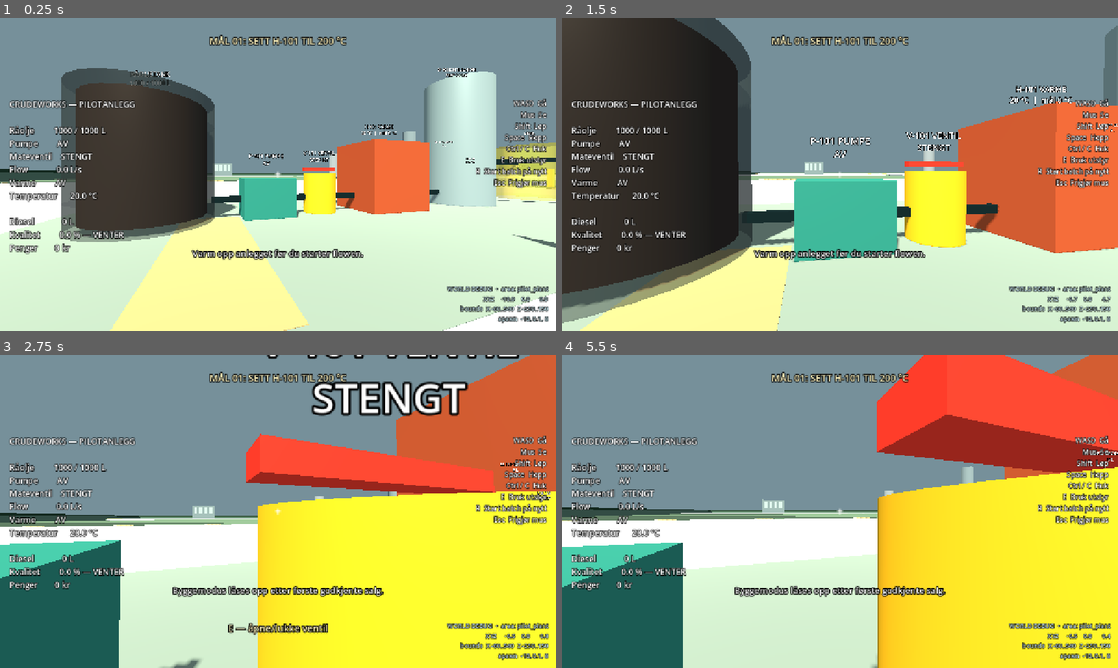
Above: before the commit, frames 1-4 (two rows, left to right).
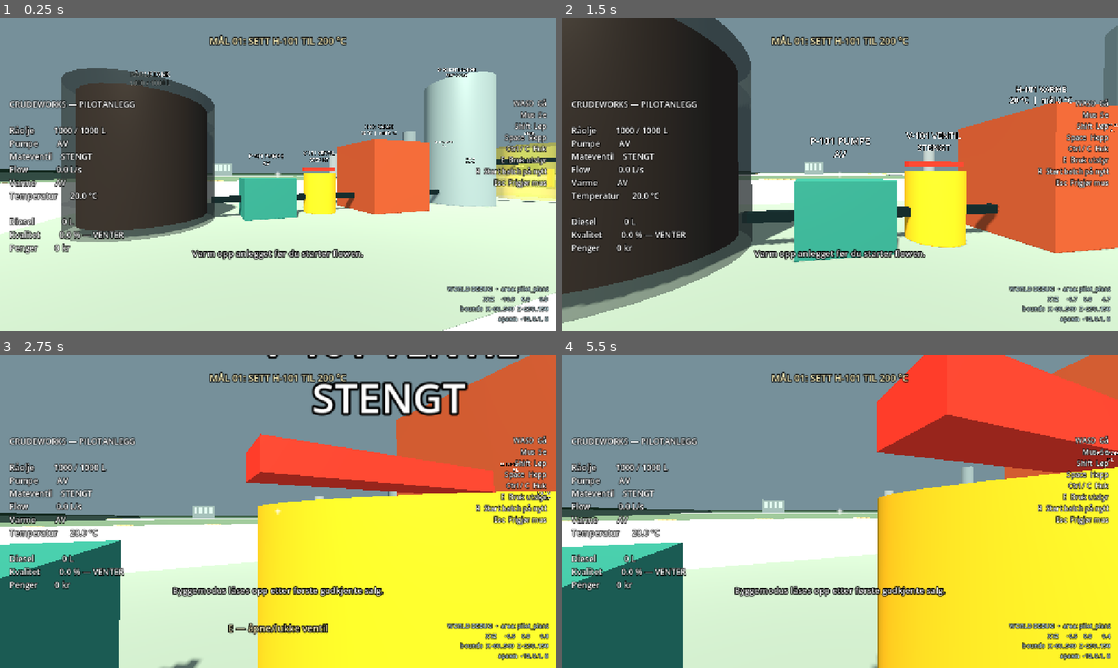
Above: after the commit, the same moments.

Repository: sindre-su/CrudeWorks
Game: Godot game, scene res://scenes/main.tscn
Same seed, same stepped clock (60 frames per second), same inputs: the game is played once before the commit and once after it.
Inputs (mouse positions are in pixels of both pictures, inside the frame that each line leads up to):
- Up to frame 1 (0.25 s): no input
- Up to frame 2 (1.5 s): tap Enter at 0.5 s; move the mouse to (867, 174) at 0.52 s; hold Ctrl (crouch) 0.53-1.28 s; hold W from 0.53 s (still down); click (867, 174) at 0.67 s; tap Space (jump) at 0.77 s; move the mouse to (812, 174) at 1.27 s; tap E (interact) at 1.35 s
- Up to frame 3 (2.75 s): keep holding W; tap Space (jump) at 1.52 s; move the mouse to (289, 505) at 2.02 s; tap B at 2.1 s
- Up to frame 4 (5.5 s): keep holding W; move the mouse to (834, 517) at 2.77 s; tap 1 at 2.85 s; click (834, 517) at 2.92 s; tap Space (jump) at 3.02, 3.77, 4.52 s; move the mouse to (878, 514) at 3.52 s; tap 2 at 3.6 s; move the mouse to (795, 508) at 4.27 s; tap 3 at 4.35 s; move the mouse to (845, 511) at 5.02 s; tap 4 at 5.1 s; click (845, 511) at 5.17 s

The runs differ from the first frame. In frame 1, 8.1% of the frame differs, in the area x 0-100%, y 47-100%; in frame 2, 6.1%; in frame 3, 0.4%; in frame 4, 0.6%.

Commit message:
fix: stabilize pilot world visuals

Diff:
--- a/project.godot
+++ b/project.godot
@@ -11,7 +11,7 @@
 [application]
 
 config/name="CrudeWorks"
-config/version="0.30.1"
+config/version="0.30.2"
 run/main_scene="res://scenes/main.tscn"
 config/features=PackedStringArray("4.7", "GL Compatibility")
 
--- a/scripts/graybox_sign.gd
+++ b/scripts/graybox_sign.gd
@@ -6,8 +6,9 @@
 
 const MAX_TEXT_LENGTH := 24
 const MAX_LINES := 2
-const DEFAULT_BOARD_SIZE := Vector2(4.2, 1.2)
+const DEFAULT_BOARD_SIZE := Vector2(3.2, 0.8)
 const BOARD_THICKNESS := 0.12
+const POST_THICKNESS := 0.14
 const TEXT_OFFSET := 0.007
 
 var primary_text := ""
@@ -36,8 +37,12 @@
 	if include_posts:
 		_create_static_box(
 			"Post",
-			Vector3(0.0, board_center_y * 0.5, 0.0),
-			Vector3(0.14, board_center_y, 0.14),
+			Vector3(
+				0.0,
+				board_center_y * 0.5,
+				BOARD_THICKNESS * 0.5 + POST_THICKNESS * 0.5
+			),
+			Vector3(POST_THICKNESS, board_center_y, POST_THICKNESS),
 			Color("#3f4749")
 		)
 	_create_static_box(
@@ -54,8 +59,8 @@
 	# physical orientation instead of drifting independently toward the camera.
 	label.position = Vector3(0.0, board_center_y, -BOARD_THICKNESS * 0.5 - TEXT_OFFSET)
 	label.rotation_degrees.y = 180.0
-	label.font_size = 32
-	label.pixel_size = 0.008
+	label.font_size = 30
+	label.pixel_size = 0.007
 	label.modulate = Color("#f1e4bc")
 	label.outline_modulate = Color("#172126")
 	label.outline_size = 5
@@ -87,6 +92,9 @@
 	var mesh := BoxMesh.new()
 	mesh.size = size
 	mesh_instance.mesh = mesh
+	# Graybox navigation helpers should not introduce large or unstable moving
+	# shadow regions in the playable world.
+	mesh_instance.cast_shadow = GeometryInstance3D.SHADOW_CASTING_SETTING_OFF
 	var material := StandardMaterial3D.new()
 	material.albedo_color = color
 	material.roughness = 0.9
--- a/scripts/main.gd
+++ b/scripts/main.gd
@@ -22,6 +22,7 @@
 
 @export var persistence_enabled := true
 @export var save_path := SaveSystemScript.DEFAULT_PATH
+@export_enum("pilot_slice", "main_refinery") var playable_stage := "pilot_slice"
 
 var process_model
 var built_refinery_model
@@ -160,10 +161,14 @@
 	if process_model.objective_complete and not build_mode_unlocked:
 		build_mode_unlocked = true
 		build_controller.set_unlocked(true)
-		build_area_label.text = "BYGGEOMRÅDE 02\nÅPENT — TRYKK B"
+		build_area_label.text = "PILOT TEST BUILD AREA\nOPEN IN BUILD MODE"
 		build_area_label.modulate = Color("78e08f")
-		_show_notification("NYTT OMRÅDE LÅST OPP — trykk B for byggemodus.", 8.0)
+		_show_notification(
+			"PILOT COMPLETE — construction testing is available with B. Main Refinery commissioning follows in the next development stage.",
+			8.0
+		)
 		_schedule_save()
+	world_builder.set_build_visualization_visible(build_controller.active)
 	_update_process_visuals(delta)
 	_update_user_interface()
 	_update_world_debug_overlay()
@@ -205,7 +210,7 @@
 	add_child(world_builder)
 	world_builder.build_world()
 	build_area_label = world_builder.prototype_build_area_label
-	build_area_label.text = "BYGGEOMRÅDE 02\nLÅST — FULLFØR PILOT"
+	build_area_label.text = "PILOT TEST BUILD AREA\nLOCKED — COMPLETE PILOT"
 	build_area_label.modulate = Color("9ce8c1")
 
 
@@ -646,7 +651,7 @@
 		ProcessModelScript.DIESEL_SPEC_OFF_SPEC:
 			quality_status = "OFF-SPEC"
 
-	if build_mode_unlocked:
+	if build_mode_unlocked and playable_stage == "main_refinery":
 		hud_label.text = built_refinery_model.summary_text() + "\nPenger        %d kr" % process_model.money
 		objective_label.text = built_refinery_model.objective_text()
 		alarm_label.text = built_refinery_model.alarm_text()
@@ -669,9 +674,23 @@
 			+ "Penger        %d kr" % process_model.money
 		)
 		objective_label.text = process_model.pilot_objective_text()
+		if process_model.objective_complete:
+			objective_label.text = (
+				"PILOT COMPLETE\n"
+				+ "Main Refinery commissioning becomes available in the next development stage."
+			)
 		var alarms: Array[String] = process_model.active_alarms()
 		alarm_label.text = "\n".join(alarms)
-		help_label.text = "WASD  Gå\nMus  Se\nShift  Løp\nSpace  Hopp\nCtrl / C  Huk\nE  Bruk utstyr\nR  Start batch på nytt\nEsc  Frigjør mus"
+		if build_mode_unlocked and not built_refinery_model.alarm_text().is_empty():
+			# The Pilot-stage cap hides only the premature Area 02 objective. It
+			# must not suppress real alarms from equipment the player builds for
+			# construction validation after the Pilot sale.
+			alarm_label.text = built_refinery_model.alarm_text()
+		help_label.text = (
+			"WASD  Gå\nMus  Se\nShift  Løp\nSpace  Hopp\nCtrl / C  Huk\nE  Bruk utstyr"
+			+ ("\nB  Byggemodus" if build_mode_unlocked else "")
+			+ "\nR  Start batch på nytt\nEsc  Frigjør mus"
+		)
 
 	var focused = player.focused_unit()
 	prompt_label.text = ""
@@ -1875,8 +1894,9 @@
 	build_mode_unlocked = process_model.objective_complete
 	build_controller.set_unlocked(build_mode_unlocked)
 	if build_mode_unlocked:
-		build_area_label.text = "BYGGEOMRÅDE 02\nÅPENT — TRYKK B"
+		build_area_label.text = "PILOT TEST BUILD AREA\nOPEN IN BUILD MODE"
 		build_area_label.modulate = Color("78e08f")
+	world_builder.set_build_visualization_visible(build_controller.active)
 	player.position = Vector3(
 		float(snapshot["player"]["position"][0]),
 		float(snapshot["player"]["position"][1]),
--- a/scripts/world_builder.gd
+++ b/scripts/world_builder.gd
@@ -26,8 +26,10 @@
 var path_nodes: Dictionary = {}
 var orientation_nodes: Dictionary = {}
 var landmark_nodes: Dictionary = {}
+var build_visual_nodes: Array[Node3D] = []
 var area_labels: Array[Label3D] = []
 var area_labels_visible := false
+var build_visualization_visible := false
 
 
 func build_world() -> void:
@@ -41,6 +43,7 @@
 	_build_starter_orientation()
 	_build_landmark_placeholders()
 	set_area_labels_visible(area_labels_visible)
+	set_build_visualization_visible(build_visualization_visible)
 
 
 func _build_environment() -> void:
@@ -68,15 +71,14 @@
 func _build_macro_terrain() -> void:
 	var terrain_center := WorldLayoutScript.TERRAIN_BOUNDS.get_center()
 	var terrain_size := WorldLayoutScript.TERRAIN_BOUNDS.size
-	_create_static_box(
+	_create_collision_box(
 		"TerrainBuffer",
 		Vector3(
 			terrain_center.x,
 			WorldLayoutScript.BASE_GRADE_ELEVATION - 0.25,
 			terrain_center.y
 		),
-		Vector3(terrain_size.x, 0.5, terrain_size.y),
-		COLOR_BUFFER
+		Vector3(terrain_size.x, 0.5, terrain_size.y)
 	)
 
 	var world_center := WorldLayoutScript.WORLD_BOUNDS.get_center()
@@ -237,21 +239,24 @@
 		COLOR_BUILD_PAD
 	)
 	build_pad.set_meta("surface_role", "buildable_area")
+	build_visual_nodes.append(build_pad)
 
 	for x_position: float in [-21.5, 21.5]:
-		_create_visual_box(
+		var boundary := _create_visual_box(
 			"BuildBoundaryX",
 			Vector3(x_position, 0.022, 24.5),
 			Vector3(0.18, 0.03, 29.0),
 			Color("#7896a3")
 		)
+		build_visual_nodes.append(boundary)
 	for z_position: float in [10.2, 38.8]:
-		_create_visual_box(
+		var boundary := _create_visual_box(
 			"BuildBoundaryZ",
 			Vector3(0.0, 0.022, z_position),
 			Vector3(43.0, 0.03, 0.18),
 			Color("#7896a3")
 		)
+		build_visual_nodes.append(boundary)
 
 	var build_sign = GrayboxSignScript.new()
 	build_sign.name = "Orientation_build_area"
@@ -259,41 +264,23 @@
 	add_child(build_sign)
 	build_sign.configure("BUILD AREA 02", "LOCKED — COMPLETE PILOT", "", Vector2(5.2, 1.2))
 	orientation_nodes["build_area"] = build_sign
+	build_visual_nodes.append(build_sign)
 	prototype_build_area_label = build_sign.label
 
 
 func _build_starter_orientation() -> void:
-	_create_graybox_sign(
-		"starter_site",
-		Vector3(-3.0, 0.0, 8.2),
-		90.0,
-		"STARTER SITE",
-		"PILOT AREA",
-		"←"
-	)
-	_create_graybox_sign(
-		"crude_intake",
-		Vector3(-17.0, 0.0, 9.0),
-		-90.0,
-		"CRUDE INTAKE",
-		"SOUTH ROUTE",
-		"↓"
-	)
-	_create_graybox_sign(
-		"pilot_process_chain",
-		Vector3(14.5, 0.0, 6.8),
-		180.0,
-		"PILOT AREA",
-		"PROCESS LINE",
-		"→"
-	)
+	for spec: Dictionary in WorldLayoutScript.WAYFINDING_SPECS:
+		if String(spec["id"]) == "main_refinery_gate":
+			continue
+		_create_graybox_sign_from_spec(spec)
 	_create_starter_access_gate()
 
 
 func _create_starter_access_gate() -> void:
+	var gate_spec := WorldLayoutScript.wayfinding_spec_by_id("main_refinery_gate")
 	var gate_root := Node3D.new()
 	gate_root.name = "StarterMainRefineryGate"
-	gate_root.position = Vector3(34.0, 0.0, -10.0)
+	gate_root.position = gate_spec["position"]
 	add_child(gate_root)
 	orientation_nodes["main_refinery_gate"] = gate_root
 	_create_fence_section("NorthFence", -9.5, gate_root)
@@ -309,9 +296,17 @@
 	var gate_sign = GrayboxSignScript.new()
 	gate_sign.name = "GateSign"
 	gate_sign.position = Vector3(0.0, 2.85, 0.0)
-	gate_sign.rotation_degrees.y = 90.0
+	gate_sign.rotation_degrees.y = float(gate_spec["yaw_degrees"])
 	gate_root.add_child(gate_sign)
-	gate_sign.configure("MAIN REFINERY", "", "→", Vector2(4.4, 0.8), false)
+	gate_sign.configure(
+		String(gate_spec["primary"]),
+		"",
+		WorldLayoutScript.wayfinding_arrow(gate_spec),
+		gate_spec["board_size"],
+		false
+	)
+	gate_sign.set_meta("target_area_id", gate_spec["target_area_id"])
+	gate_sign.set_meta("wayfinding_arrow", WorldLayoutScript.wayfinding_arrow(gate_spec))
 
 
 func _create_fence_section(node_name: String, local_z: float, parent: Node3D) -> void:
@@ -337,21 +332,24 @@
 		)
 
 
-func _create_graybox_sign(
-	sign_id: String,
-	position_3d: Vector3,
-	yaw_degrees: float,
-	primary_text: String,
-	secondary_text: String = "",
-	direction: String = ""
-) -> void:
+func _create_graybox_sign_from_spec(spec: Dictionary) -> void:
+	var sign_id := String(spec["id"])
 	var sign_root = GrayboxSignScript.new()
 	sign_root.name = "Orientation_%s" % sign_id
-	sign_root.position = position_3d
-	sign_root.rotation_degrees.y = yaw_degrees
+	sign_root.position = spec["position"]
+	sign_root.rotation_degrees.y = float(spec["yaw_degrees"])
 	add_child(sign_root)
 	orientation_nodes[sign_id] = sign_root
-	sign_root.configure(primary_text, secondary_text, direction)
+	var direction := WorldLayoutScript.wayfinding_arrow(spec)
+	sign_root.configure(
+		String(spec["primary"]),
+		String(spec.get("secondary", "")),
+		direction,
+		spec.get("board_size", GrayboxSignScript.DEFAULT_BOARD_SIZE)
+	)
+	if spec.has("target_area_id"):
+		sign_root.set_meta("target_area_id", spec["target_area_id"])
+		sign_root.set_meta("wayfinding_arrow", direction)
 
 
 func _build_landmark_placeholders() -> void:
@@ -427,6 +425,7 @@
 				_create_static_cylinder(
 					"StorageTank", tank_position, 4.5, 10.0, Color("#68767a"), root_node
 				)
+	_set_shadow_casting(root_node, false)
 
 
 func set_area_labels_visible(value: bool) -> void:
@@ -434,6 +433,13 @@
 	for label: Label3D in area_labels:
 		if is_instance_valid(label):
 			label.visible = value
+
+
+func set_build_visualization_visible(value: bool) -> void:
+	build_visualization_visible = value
+	for visual: Node3D in build_visual_nodes:
+		if is_instance_valid(visual):
+			visual.visible = value
 
 
 func _create_access_ramp(area: Dictionary, side: String, parent: Node3D) -> void:
@@ -567,6 +573,19 @@
 	return body
 
 
+func _create_collision_box(node_name: String, position: Vector3, size: Vector3) -> StaticBody3D:
+	var body := StaticBody3D.new()
+	body.name = node_name
+	body.position = position
+	add_child(body)
+	var collision := CollisionShape3D.new()
+	var shape := BoxShape3D.new()
+	shape.size = size
+	collision.shape = shape
+	body.add_child(collision)
+	return body
+
+
 func _create_visual_box(
 	node_name: String,
 	position: Vector3,
@@ -640,3 +659,14 @@
 	material.albedo_color = color
 	material.roughness = 0.9
 	return material
+
+
+func _set_shadow_casting(node: Node, enabled: bool) -> void:
+	if node is GeometryInstance3D:
+		node.cast_shadow = (
+			GeometryInstance3D.SHADOW_CASTING_SETTING_ON
+			if enabled
+			else GeometryInstance3D.SHADOW_CASTING_SETTING_OFF
+		)
+	for child: Node in node.get_children():
+		_set_shadow_casting(child, enabled)
--- a/scripts/world_layout.gd
+++ b/scripts/world_layout.gd
@@ -231,11 +231,6 @@
 
 const PATH_SPECS := [
 	{
-		"id": "starter_pilot_path",
-		"center": Vector2(-10.0, 3.0),
-		"dimensions": Vector2(2.0, 6.0),
-	},
-	{
 		"id": "operations_storage_path_x",
 		"center": Vector2(172.5, -10.0),
 		"dimensions": Vector2(15.0, 3.0),
@@ -244,6 +239,43 @@
 		"id": "operations_storage_path_z",
 		"center": Vector2(180.0, -2.5),
 		"dimensions": Vector2(3.0, 15.0),
+	},
+]
+
+## Physical signs derive their displayed direction from this canonical placement
+## and the target area's center. The arrow is relative to a player facing the
+## readable side of the board, rather than a hardcoded compass instruction.
+const WAYFINDING_SPECS := [
+	{
+		"id": "starter_site",
+		"position": Vector3(-3.0, 0.0, 8.2),
+		"yaw_degrees": 90.0,
+		"primary": "PILOT AREA",
+		"target_area_id": "pilot_plant",
+		"board_size": Vector2(3.0, 0.8),
+	},
+	{
+		"id": "crude_intake",
+		"position": Vector3(-17.0, 0.0, 9.0),
+		"yaw_degrees": -90.0,
+		"primary": "CRUDE INTAKE",
+		"target_area_id": "crude_intake",
+		"board_size": Vector2(3.4, 0.8),
+	},
+	{
+		"id": "pilot_process_chain",
+		"position": Vector3(14.5, 0.0, 6.8),
+		"yaw_degrees": 180.0,
+		"primary": "PILOT PROCESS",
+		"board_size": Vector2(3.2, 0.8),
+	},
+	{
+		"id": "main_refinery_gate",
+		"position": Vector3(34.0, 0.0, -10.0),
+		"yaw_degrees": 90.0,
+		"primary": "MAIN REFINERY",
+		"target_area_id": "operations_hub",
+		"board_size": Vector2(3.8, 0.8),
 	},
 ]
 
@@ -278,6 +310,37 @@
 	return {}
 
 
+static func wayfinding_spec_by_id(sign_id: String) -> Dictionary:
+	for spec: Dictionary in WAYFINDING_SPECS:
+		if String(spec["id"]) == sign_id:
+			return spec
+	return {}
+
+
+static func wayfinding_arrow(spec: Dictionary) -> String:
+	var target_area_id := String(spec.get("target_area_id", ""))
+	if target_area_id.is_empty():
+		return ""
+	var target_area := area_by_id(target_area_id)
+	if target_area.is_empty():
+		return ""
+	var sign_position: Vector3 = spec["position"]
+	var target_center: Vector2 = target_area["center"]
+	var target_direction := Vector3(
+		target_center.x - sign_position.x,
+		0.0,
+		target_center.y - sign_position.z
+	).normalized()
+	var sign_basis := Basis(Vector3.UP, deg_to_rad(float(spec["yaw_degrees"])))
+	var board_front := sign_basis * Vector3.FORWARD
+	var viewer_forward := -board_front
+	var viewer_right := viewer_forward.cross(Vector3.UP).normalized()
+	var lateral := target_direction.dot(viewer_right)
+	if absf(lateral) < 0.2:
+		return "↑"
+	return "→" if lateral > 0.0 else "←"
+
+
 static func area_id_at(point: Vector2) -> String:
 	for area: Dictionary in AREA_SPECS:
 		if area_rect(area).has_point(point):
--- a/tests/pilot_world_integration_test.gd
+++ b/tests/pilot_world_integration_test.gd
@@ -50,9 +50,12 @@
 		main.world_builder.orientation_nodes.has("starter_site")
 		and main.world_builder.orientation_nodes.has("crude_intake")
 		and main.world_builder.orientation_nodes.has("pilot_process_chain")
-		and main.world_builder.orientation_nodes.has("main_refinery_gate")
-		and main.world_builder.path_nodes.has("starter_pilot_path"),
-		"starter region has physical Pilot/Crude orientation, a gate and a short approach path"
+		and main.world_builder.orientation_nodes.has("main_refinery_gate"),
+		"starter region has physical Pilot/Crude orientation and a Main Refinery gate"
+	)
+	_expect(
+		main.world_builder.build_visual_nodes.all(func(node: Node3D) -> bool: return not node.visible),
+		"fresh Pilot operation hides construction-only ground and boundary visualization"
 	)
 	_expect(
 		main.world_builder.area_labels.all(func(label: Label3D) -> bool: return not label.visible),
@@ -152,6 +155,32 @@
 		main.build_mode_unlocked and main.build_controller.unlocked,
 		"successful Pilot sale leaves the player ready for later Main Refinery progression"
 	)
+	_expect(
+		"PILOT COMPLETE" in main.objective_label.text
+		and "CI-101" not in main.objective_label.text
+		and "next development stage" in main.objective_label.text,
+		"default human-test stage ends coherently without directing the player into unmigrated Area 02"
+	)
+	main.playable_stage = "main_refinery"
+	main._update_user_interface()
+	_expect(
+		"CI-101" in main.objective_label.text,
+		"advancing the configured playable stage restores the preserved Area 02 progression"
+	)
+	main.playable_stage = "pilot_slice"
+	main._update_user_interface()
+	main.build_controller.set_build_mode(true)
+	main._process(0.0)
+	_expect(
+		main.world_builder.build_visual_nodes.all(func(node: Node3D) -> bool: return node.visible),
+		"Build Mode reveals the retained construction pad and bounds"
+	)
+	main.build_controller.set_build_mode(false)
+	main._process(0.0)
+	_expect(
+		main.world_builder.build_visual_nodes.all(func(node: Node3D) -> bool: return not node.visible),
+		"leaving Build Mode hides construction visualization again"
+	)
 
 
 func _test_post_sale_building(main) -> void:
@@ -187,6 +216,10 @@
 	main.player.position = Vector3(4.0, 0.1, 17.0)
 	main.player.rotation.y = 0.75
 	var snapshot: Dictionary = main._build_snapshot()
+	_expect(
+		not snapshot.has("playable_stage") and not snapshot.has("build_visualization_visible"),
+		"development-stage and construction-overlay visibility do not pollute gameplay saves"
+	)
 	var write_result: Dictionary = SaveSystemScript.write_snapshot(TEST_PATH, snapshot)
 	var read_result: Dictionary = SaveSystemScript.read_snapshot(TEST_PATH)
 	_expect(write_result["ok"] and read_result["ok"], "active Pilot state writes and reads through the real save system")
@@ -224,6 +257,10 @@
 		"Pilot completion and sold-batch progression survive reload"
 	)
 	_expect(
+		restored.world_builder.build_visual_nodes.all(func(node: Node3D) -> bool: return not node.visible),
+		"construction visualization restores hidden until Build Mode is deliberately activated"
+	)
+	_expect(
 		restored.process_model.money == int(snapshot["pilot"]["money"]),
 		"post-sale economy and construction spending survive reload"
 	)
--- a/tests/world_layout_test.gd
+++ b/tests/world_layout_test.gd
@@ -16,6 +16,7 @@
 	_test_canonical_bounds()
 	_test_area_configuration()
 	_test_road_configuration()
+	_test_wayfinding_configuration()
 	_test_surface_standard()
 	_test_spawn_and_legacy_coordinates()
 	_test_world_builder()
@@ -136,6 +137,27 @@
 	_expect(semantic_colors.size() == 7, "graybox surface roles use distinct flat development colors")
 
 
+func _test_wayfinding_configuration() -> void:
+	var expected_arrows := {
+		"starter_site": "←",
+		"crude_intake": "←",
+		"main_refinery_gate": "↑",
+	}
+	for sign_id: String in expected_arrows:
+		var spec := WorldLayoutScript.wayfinding_spec_by_id(sign_id)
+		_expect(not spec.is_empty(), "%s has canonical wayfinding metadata" % sign_id)
+		_expect(
+			WorldLayoutScript.wayfinding_arrow(spec) == expected_arrows[sign_id],
+			"%s direction is derived from board approach and its canonical target center" % sign_id
+		)
+	_expect(
+		WorldLayoutScript.wayfinding_arrow(
+			WorldLayoutScript.wayfinding_spec_by_id("pilot_process_chain")
+		).is_empty(),
+		"non-directional Pilot process marker does not invent a route arrow"
+	)
+
+
 func _test_spawn_and_legacy_coordinates() -> void:
 	var spawn := WorldLayoutScript.NEW_GAME_SPAWN
 	_expect(WorldLayoutScript.player_position_is_valid(spawn), "new-game spawn is inside canonical player bounds")
@@ -168,6 +190,13 @@
 	_expect(builder.path_nodes.size() == WorldLayoutScript.PATH_SPECS.size(), "world builder emits every configured pedestrian path")
 	_expect(builder.landmark_nodes.size() == 6, "world builder emits the six restrained navigation landmark groups")
 	_expect(builder.has_node("TerrainBuffer"), "world builder creates traversable macro terrain")
+	var terrain_buffer: StaticBody3D = builder.get_node("TerrainBuffer")
+	_expect(
+		terrain_buffer.find_children("*", "MeshInstance3D", true, false).is_empty()
+		and terrain_buffer.find_children("*", "CollisionShape3D", true, false).size() == 1,
+		"macro terrain collision has no duplicate rendered surface at base grade"
+	)
+	_expect(builder.get_node("IndustrialGround") is MeshInstance3D, "one authoritative macro ground surface is rendered")
 	_expect(builder.has_node("SouthernSea"), "world builder creates the southern sea edge")
 	for boundary_name: String in ["NorthBoundary", "WestBoundary", "EastBoundary", "SouthShoreBoundary"]:
 		_expect(builder.has_node(boundary_name), "%s collision boundary exists" % boundary_name)
@@ -209,6 +238,33 @@
 			and sign.label.position.z < -0.06,
 			"%s keeps text mounted in front of its board without billboard drift" % sign.name
 		)
+		if sign.has_node("Post"):
+			_expect(
+				sign.label.position.z < sign.get_node("Board").position.z
+				and sign.get_node("Post").position.z > sign.get_node("Board").position.z,
+				"%s keeps viewer → text → board → post physical depth order" % sign.name
+			)
+	_expect(
+		Vector2(builder.orientation_nodes["starter_site"].get_meta("board_size")).x <= 3.0,
+		"starter sign remains human-scale rather than filling the approach view"
+	)
+	for sign_id: String in ["starter_site", "crude_intake"]:
+		var sign = builder.orientation_nodes[sign_id]
+		var spec := WorldLayoutScript.wayfinding_spec_by_id(sign_id)
+		_expect(
+			String(sign.get_meta("target_area_id")) == String(spec["target_area_id"])
+			and String(sign.get_meta("wayfinding_arrow")) == WorldLayoutScript.wayfinding_arrow(spec),
+			"%s rendered sign consumes canonical target metadata" % sign_id
+		)
+	_expect(
+		builder.build_visual_nodes.all(func(node: Node3D) -> bool: return not node.visible),
+		"construction pad, bounds and sign default hidden outside Build Mode"
+	)
+	builder.set_build_visualization_visible(true)
+	_expect(
+		builder.build_visual_nodes.all(func(node: Node3D) -> bool: return node.visible),
+		"construction visualization can be enabled without changing build validation"
+	)
 	_expect(
 		builder.area_labels.all(func(label: Label3D) -> bool: return not label.visible),
 		"distant area labels default OFF for uncluttered human navigation testing"
Not shown, changed: AGENTS.md
Not shown, changed: ARCHITECTURE.md
Not shown, changed: DEVELOPMENT_LOG.md
Not shown, changed: README.md
Not shown, changed: ROADMAP.md
Not shown, changed: WORLD_DESIGN.md
